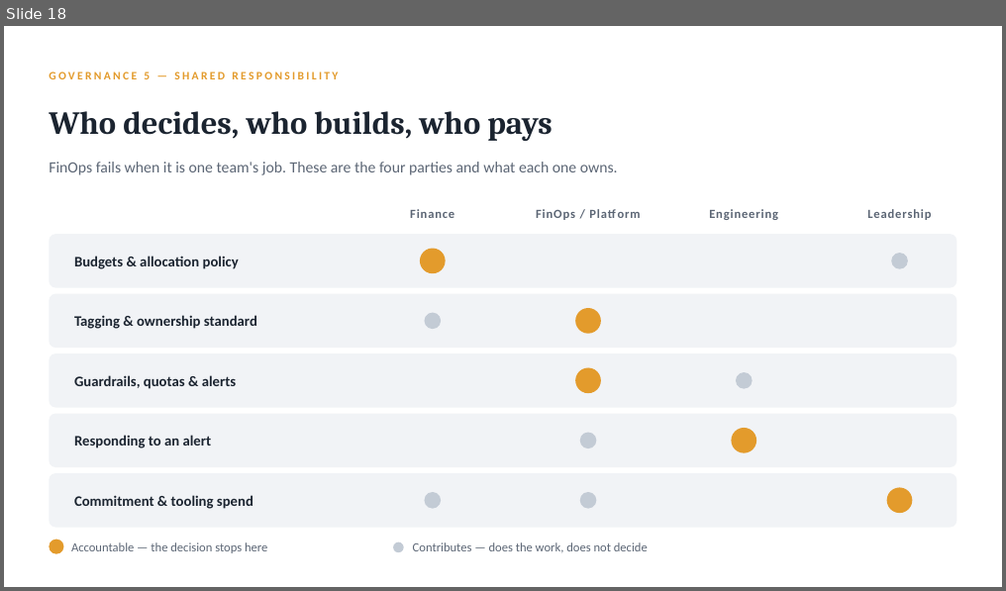
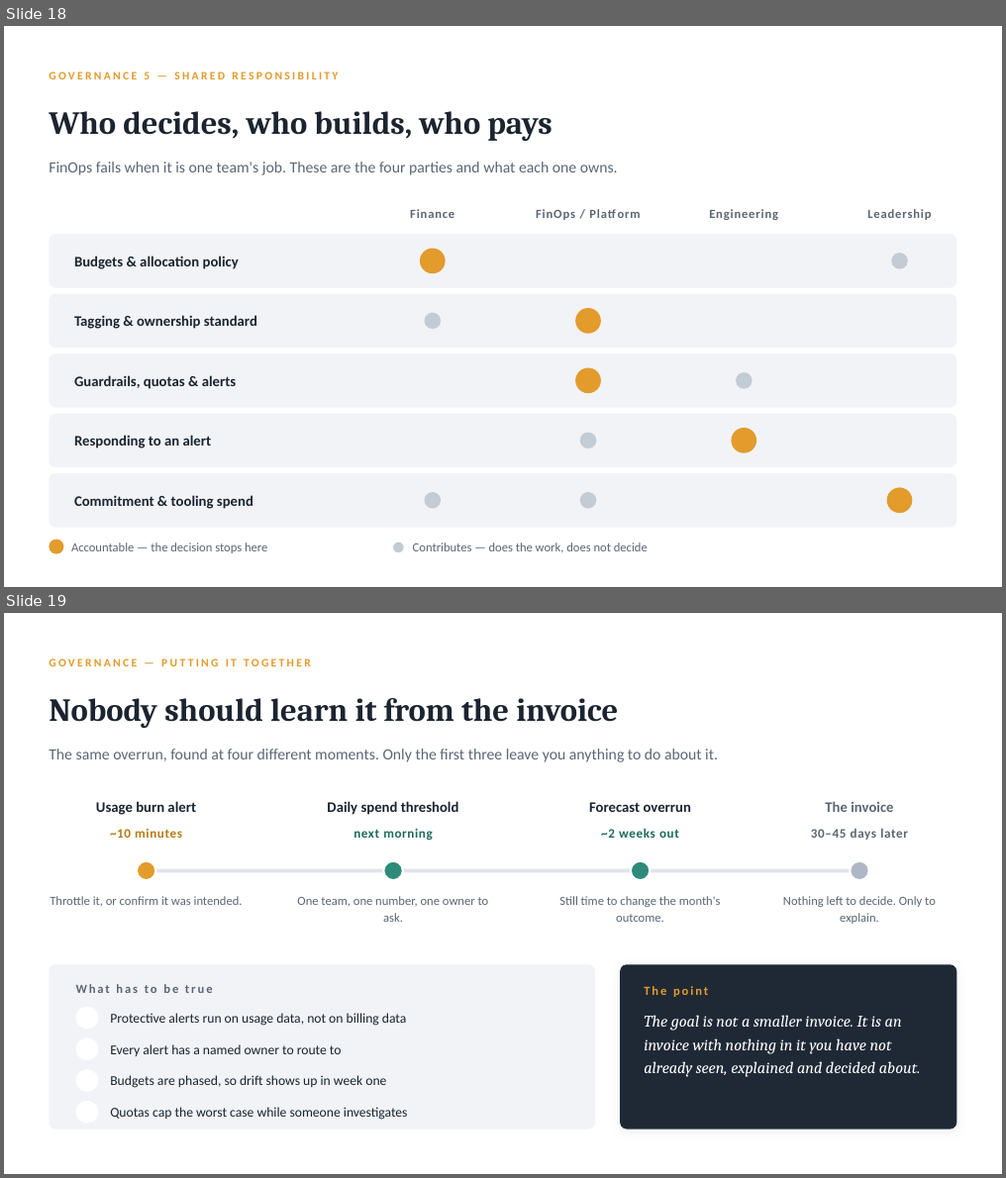
Before and after one commit to arielga5-code/Finops, a slide deck: presentations/finops-gaining-visibility-cfo.pptx. Shown one above the other, each under a label of ours: slide 18 before the commit, slides 18 and 19 after it. The pictures are 1006x591 and 1006x1178 pixels, drawn with LibreOffice and Linux fonts; fonts in the diff are those of the drawing; background and template pictures are left out. Boxes give left, top, right and bottom in pixels: in the first picture for what was removed or moved away, otherwise in the second. Text is boxed around its words. In the diff, an @@ line names an element or a change of style, - is before the commit and + after.

```diff
--- a/presentations/finops-gaining-visibility-cfo.pptx
+++ b/presentations/finops-gaining-visibility-cfo.pptx
@@ slide 19 added at [4, 613, 1002, 1174], background #FFFFFF @@
@@ text added at [49, 659, 311, 666], 11 pt, text #E39B2C, bold @@
+GOVERNANCE — PUTTING IT TOGETHER
@@ text added at [49, 698, 618, 728], 31 pt, text #1B2430, bold @@
+Nobody should learn it from the invoice
@@ text added at [49, 749, 718, 762], 15 pt, text #5C6675 @@
+The same overrun, found at four different moments. Only the first three leave you anything to do about it.
@@ text added at [96, 801, 196, 815], 14 pt, text #1B2430, bold @@
+Usage burn alert
@@ text added at [327, 801, 459, 815], 14 pt, text #1B2430, bold @@
+Daily spend threshold
@@ text added at [589, 802, 691, 812], 14 pt, text #1B2430, bold @@
+Forecast overrun
@@ text added at [825, 801, 893, 812], 14 pt, text #5C6675, bold @@
+The invoice
@@ text added at [110, 829, 182, 838], 12.5 pt, text #B87B18, bold @@
+~10 minutes
@@ text added at [353, 829, 433, 841], 12.5 pt, text #1F6B5C, bold @@
+next morning
@@ text added at [601, 828, 679, 838], 12.5 pt, text #1F6B5C, bold @@
+~2 weeks out
@@ text added at [811, 829, 908, 840], 12.5 pt, text #5C6675, bold @@
+30–45 days later
@@ ellipse added at [137, 861, 156, 880], fill #E39B2C, outline #FFFFFF 2 pt @@
@@ rounded rectangle added at [147, 869, 859, 872], fill #DFE4EA @@
@@ ellipse added at [383, 861, 403, 880], fill #2E8B7A, outline #FFFFFF 2 pt @@
@@ ellipse added at [631, 861, 650, 880], fill #2E8B7A, outline #FFFFFF 2 pt @@
@@ ellipse added at [849, 861, 869, 880], fill #AEB8C4, outline #FFFFFF 2 pt @@
@@ text added at [50, 896, 243, 906], 12 pt, text #5C6675 @@
+Throttle it, or confirm it was intended.
@@ text added at [297, 896, 489, 922], 12 pt, text #5C6675 @@
+One team, one number, one owner to ask.
@@ text added at [559, 896, 721, 922], 12 pt, text #5C6675 @@
+Still time to change the month's outcome.
@@ text added at [783, 896, 936, 924], 12 pt, text #5C6675 @@
+Nothing left to decide. Only to explain.
@@ rounded rectangle added at [49, 964, 595, 1130], fill #F1F3F6 @@
@@ rounded rectangle added at [620, 964, 957, 1130], fill #1F2936 @@
@@ text added at [76, 984, 213, 993], 12 pt, text #5C6675, bold @@
+What has to be true
@@ text added at [644, 986, 708, 997], 12 pt, text #E39B2C, bold @@
+The point
@@ ellipse added at [76, 1007, 98, 1029], fill #FFFFFF @@
@@ text added at [110, 1013, 406, 1026], 13 pt, text #1B2430 @@
+Protective alerts run on usage data, not on billing data
@@ text added at [644, 1015, 921, 1077], 15.5 pt, text #FFFFFF, italic @@
+The goal is not a smaller invoice. It is an invoice with nothing in it you have not already seen, explained and decided about.
@@ ellipse added at [76, 1039, 98, 1060], fill #FFFFFF @@
@@ text added at [110, 1045, 342, 1057], 13 pt, text #1B2430 @@
+Every alert has a named owner to route to
@@ ellipse added at [76, 1069, 98, 1092], fill #FFFFFF @@
@@ text added at [110, 1075, 386, 1088], 13 pt, text #1B2430 @@
+Budgets are phased, so drift shows up in week one
@@ ellipse added at [76, 1101, 98, 1124], fill #FFFFFF @@
@@ text added at [110, 1107, 408, 1120], 13 pt, text #1B2430 @@
+Quotas cap the worst case while someone investigates
```
Also in this commit, not shown: 9 other files.
